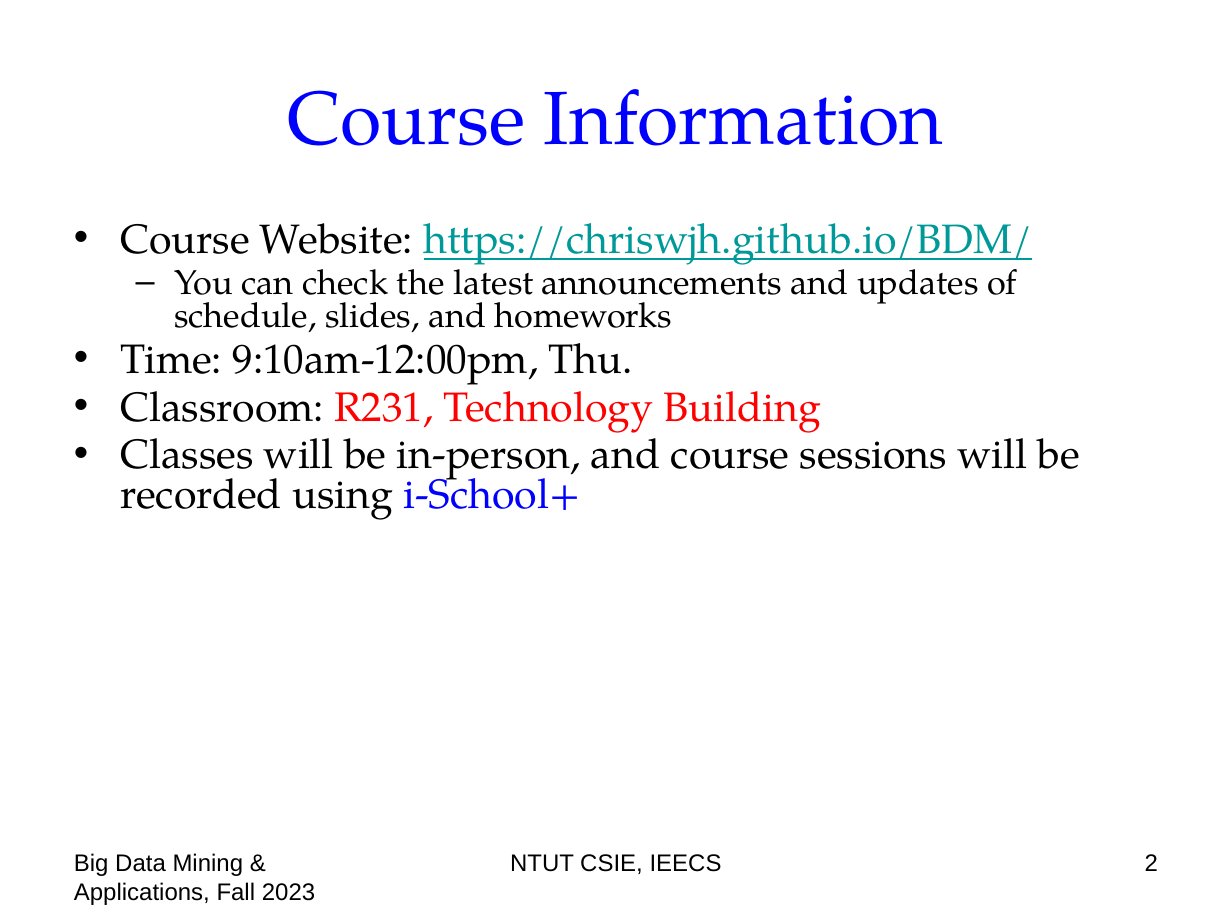
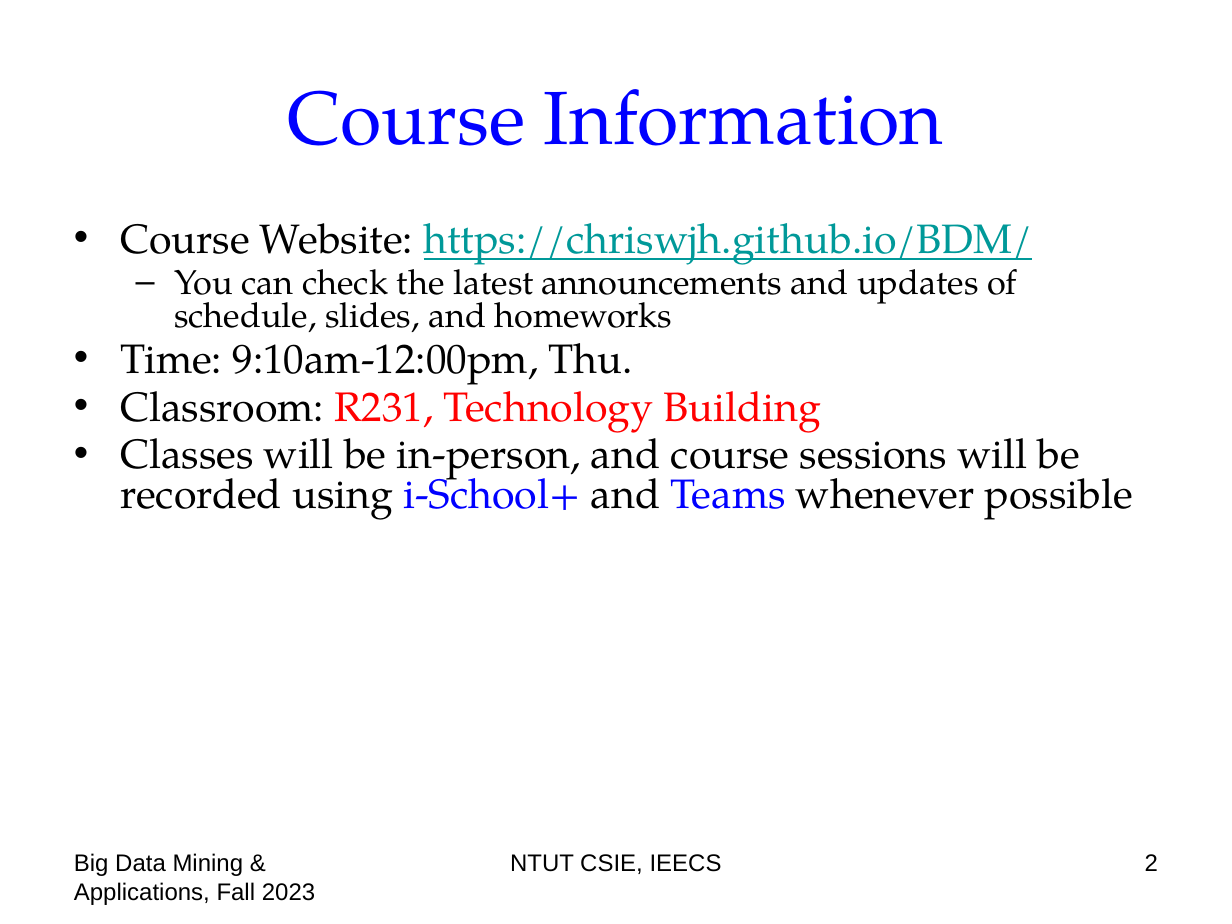
Before and after one commit to chriswjh/chriswjh.github.io, a slide deck: slide 2 of BDM/00-overview.pptx. Drawn at 1232x924 pixels with LibreOffice and Linux fonts; fonts in the diff are those of the drawing. Boxes give left, top, right and bottom in pixels: in the first picture for what was removed or moved away, otherwise in the second. Text is boxed around its words. In the diff, an @@ line names an element or a change of style, - is before the commit and + after.

```diff
--- a/BDM/00-overview.pptx
+++ b/BDM/00-overview.pptx
@@ text at (x1=120, y1=425, x2=1133, y2=520): text changed @@
-• Classes will be in-person, and course sessions will be recorded using i-School+
+• Classes will be in-person, and course sessions will be recorded using i-School+ and Teams whenever possible
```
Also in this commit, not shown: 7 other slides changed, 1 other file.
